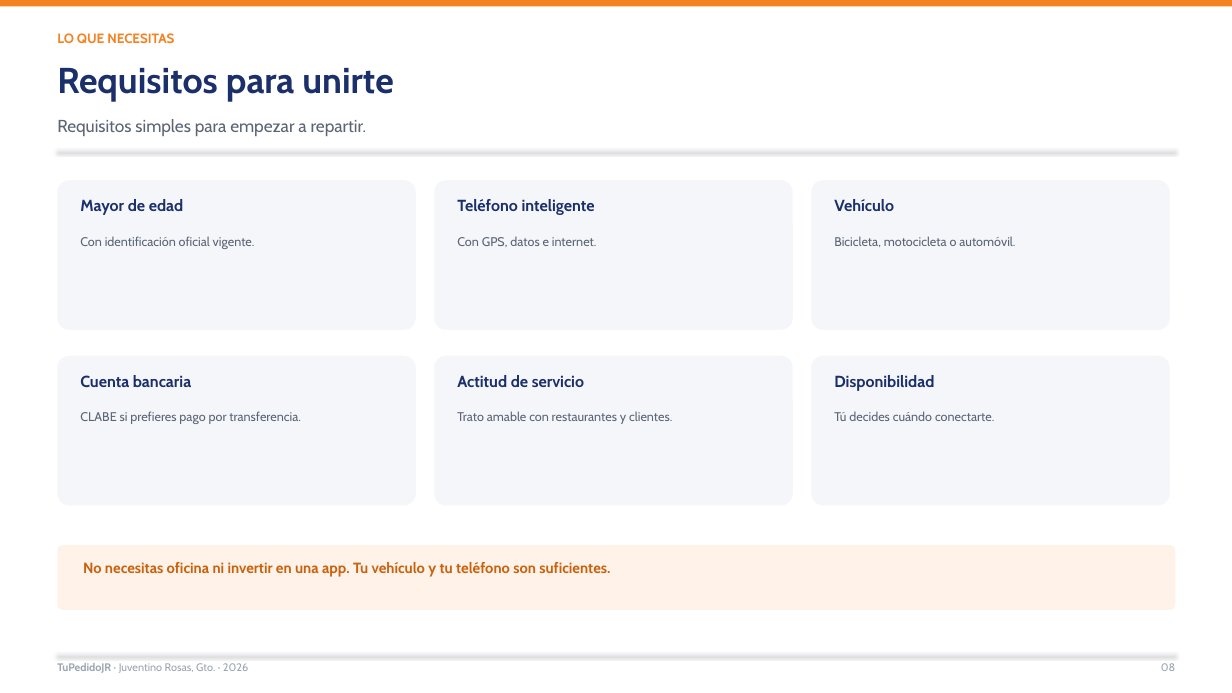
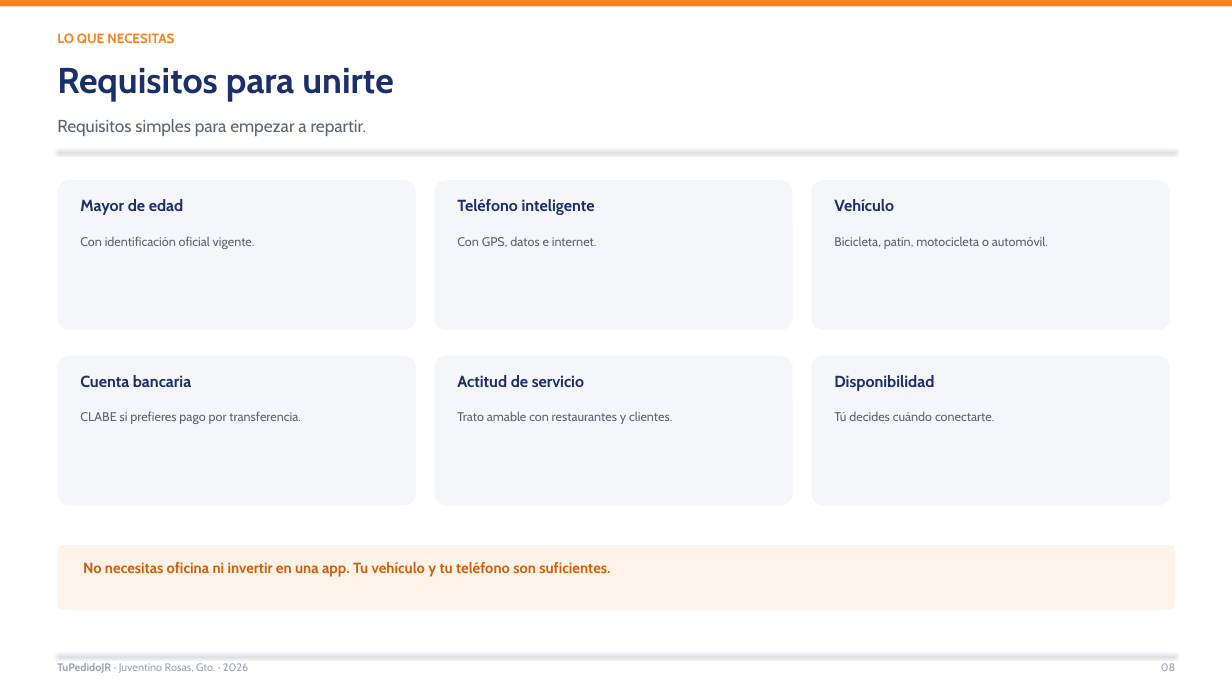
Before and after one commit to Lodoman-old/TuPedidoJR, a slide deck: slide 8 of docs/presentacion/TuPedidoJR_Repartidores_2026.pptx. Drawn at 1232x693 pixels with LibreOffice and Linux fonts; fonts in the diff are those of the drawing. Boxes give left, top, right and bottom in pixels: in the first picture for what was removed or moved away, otherwise in the second. Text is boxed around its words. In the diff, an @@ line names an element or a change of style, - is before the commit and + after.

```diff
--- a/docs/presentacion/TuPedidoJR_Repartidores_2026.pptx
+++ b/docs/presentacion/TuPedidoJR_Repartidores_2026.pptx
@@ text at (834,236,1048,249): text changed @@
-Bicicleta, motocicleta o automóvil.
+Bicicleta, patín, motocicleta o automóvil.
```
Also in this commit, not shown: 16 other files.
